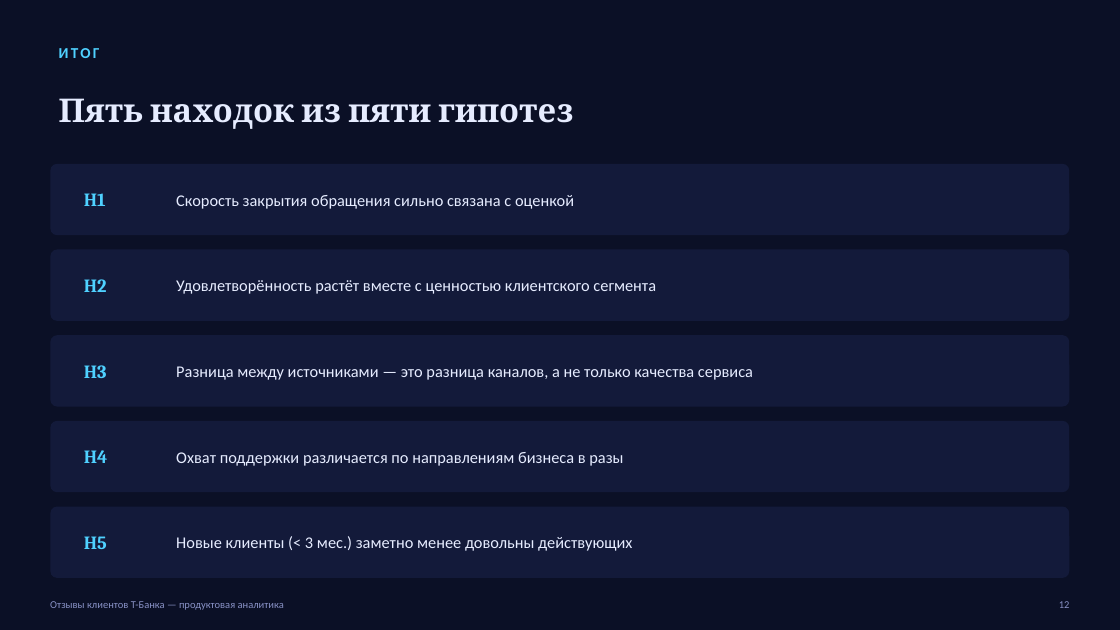
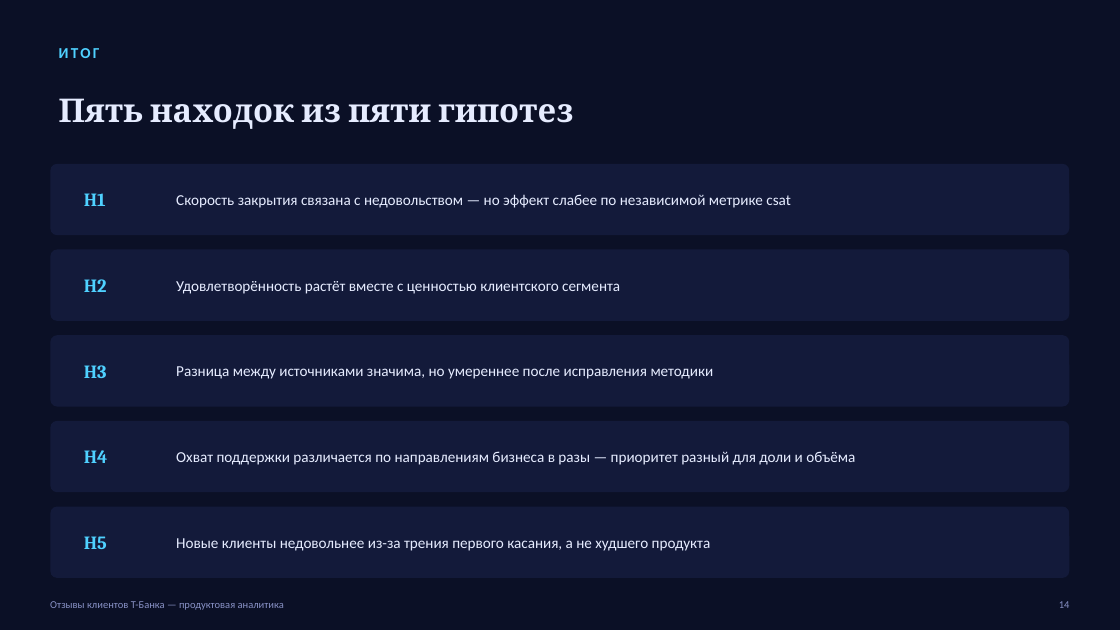
Before and after one commit to kruasanchikk1/tbank-reviews-analysis, a slide deck: slide 14 of tbank_reviews_presentation.pptx (slide 12 before the commit). Drawn at 1120x630 pixels with LibreOffice and Linux fonts; fonts in the diff are those of the drawing. Boxes give left, top, right and bottom in pixels: in the first picture for what was removed or moved away, otherwise in the second. Text is boxed around its words. In the diff, an @@ line names an element or a change of style, - is before the commit and + after.

```diff
--- a/tbank_reviews_presentation.pptx
+++ b/tbank_reviews_presentation.pptx
@@ text at (176,194,790,208): text changed; size 14 to 13 pt @@
-Скорость закрытия обращения сильно связана с оценкой
+Скорость закрытия связана с недовольством — но эффект слабее по независимой метрике csat
@@ text "Удовлетворённость растёт вместе с ценностью ..." at (176,281,620,294): size 14 to 13 pt @@
@@ text at (176,366,714,379): text changed; size 14 to 13 pt @@
-Разница между источниками — это разница каналов, а не только качества сервиса
+Разница между источниками значима, но умереннее после исправления методики
@@ text at (176,451,855,465): text changed; size 14 to 13 pt @@
-Охват поддержки различается по направлениям бизнеса в разы
+Охват поддержки различается по направлениям бизнеса в разы — приоритет разный для доли и объёма
@@ text at (176,538,711,551): text changed; size 14 to 13 pt @@
-Новые клиенты (< 3 мес.) заметно менее довольны действующих
+Новые клиенты недовольнее из-за трения первого касания, а не худшего продукта
@@ text at (1059,601,1070,608): text changed @@
-12
+14
```
Also in this commit, not shown: 7 other slides changed, 6 slides added, 4 slides removed, 14 other files.
